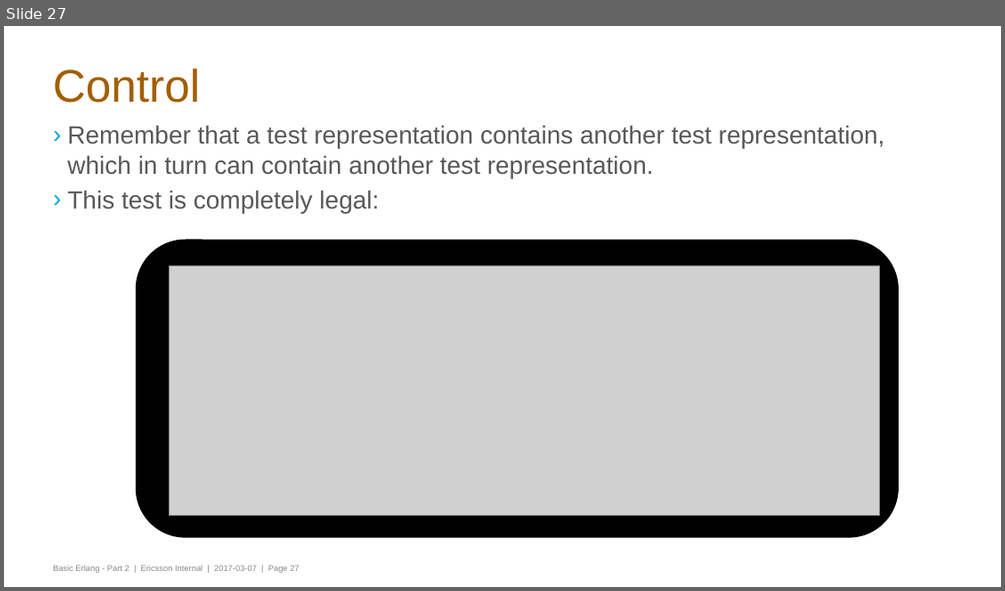
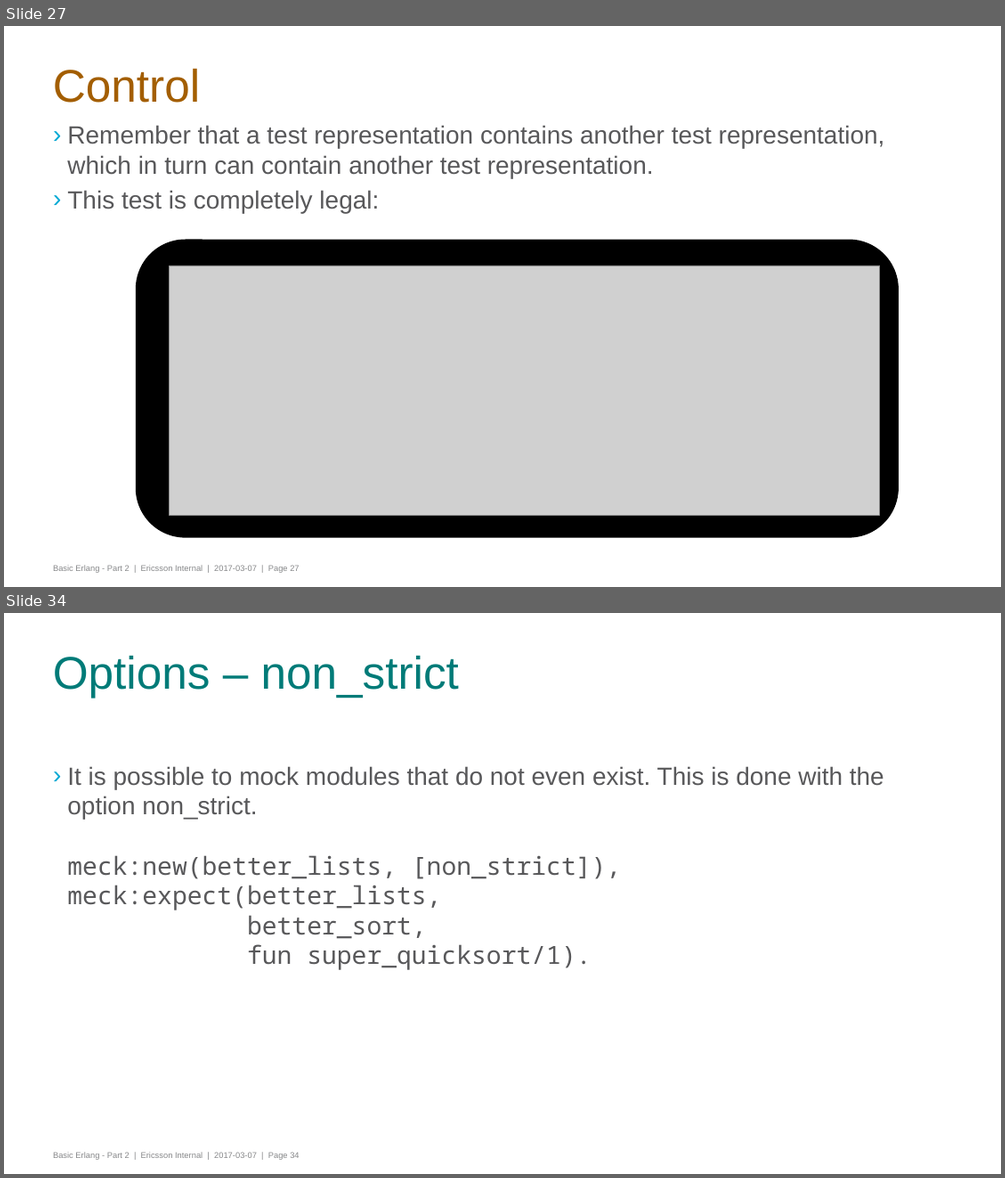
Before and after one commit to gwaerondor/unit_testing_in_erlang, a slide deck: basic_erlang_4/presentation/erlang_part_4_testing.pptx. Shown one above the other, each under a label of ours: slide 27 before the commit, slides 27 and 34 after it; the slides between them are not shown. The pictures are 1005x591 and 1005x1178 pixels, drawn with LibreOffice and Linux fonts; fonts in the diff are those of the drawing; grey boxes stand for pictures; background and template pictures are left out. Boxes give left, top, right and bottom in pixels: in the first picture for what was removed or moved away, otherwise in the second. Text is boxed around its words. In the diff, an @@ line names an element or a change of style, - is before the commit and + after.

Commit message:
Updates presentation with some meck stuff

```diff
--- a/basic_erlang_4/presentation/erlang_part_4_testing.pptx
+++ b/basic_erlang_4/presentation/erlang_part_4_testing.pptx
@@ slide 34 added at [4,613,1001,1174], background #FFFFFF; not listed: 1 template element that a slide beside it also shows @@
@@ title added at [53,655,459,698], 44 pt, text #007B78 @@
+Options – non_strict
@@ text added at [67,766,884,970], 24 pt, text #58585A @@
+› It is possible to mock modules that do not even exist. This is done with the option non_strict.
+  meck:new(better_lists, [non_strict]),
+  meck:expect(better_lists,
+  better_sort,
+  fun super_quicksort/1).
```
Also in this commit, not shown: 1 slide changed, 5 other slides added.
